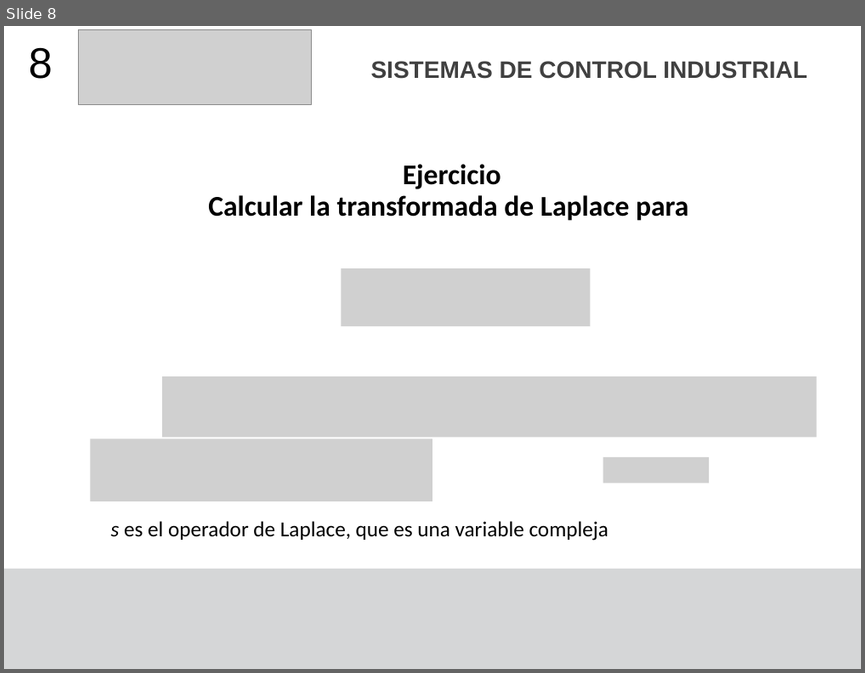
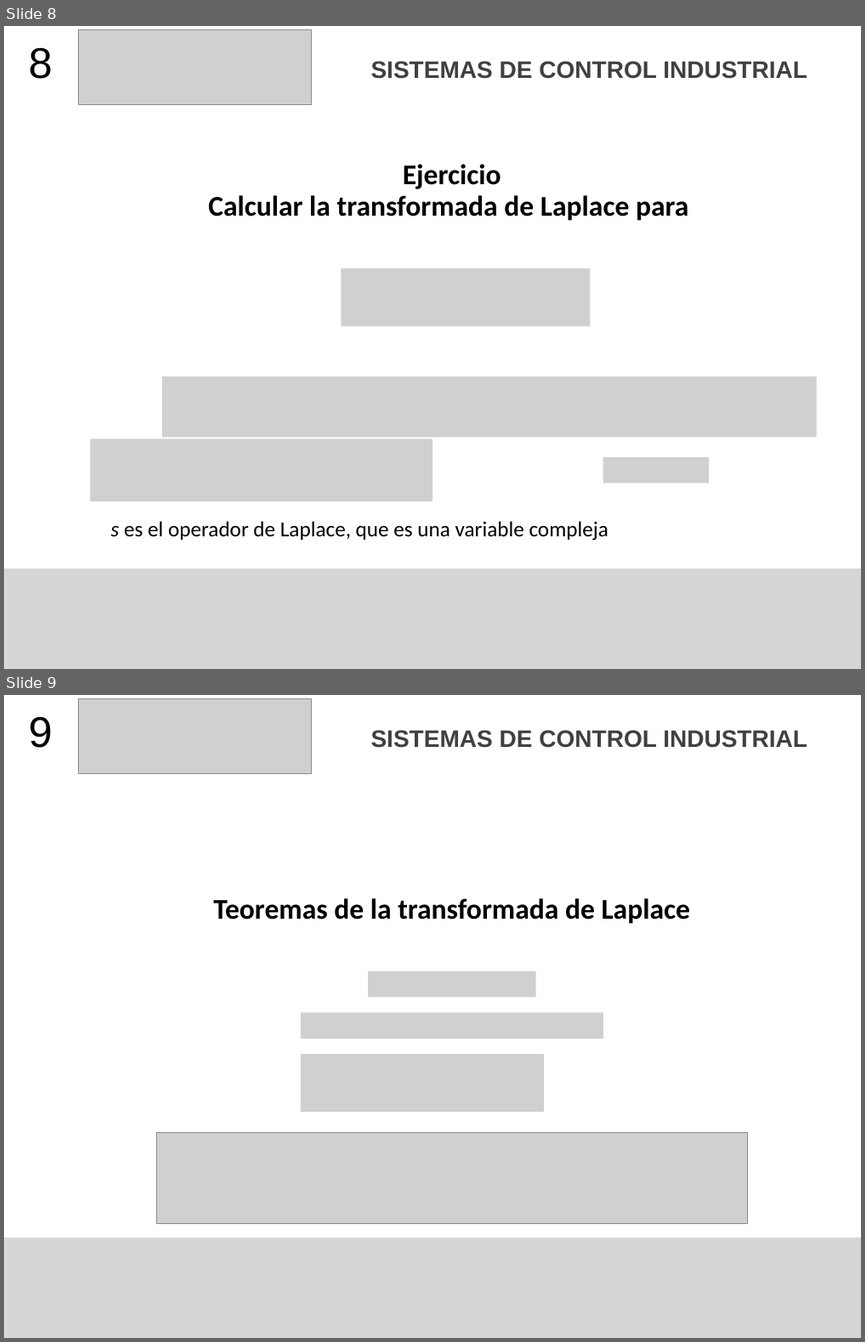
Before and after one commit to F4bian1012/Sistemas_De_Contro_Industrial, a slide deck: Lesson_3-4/Transformadas_Laplace_Z.pptx. Shown one above the other, each under a label of ours: slide 8 before the commit, slides 8 and 9 after it. The pictures are 865x673 and 865x1342 pixels, drawn with LibreOffice and Linux fonts; fonts in the diff are those of the drawing; grey boxes stand for pictures. Boxes give left, top, right and bottom in pixels: in the first picture for what was removed or moved away, otherwise in the second. Text is boxed around its words. In the diff, an @@ line names an element or a change of style, - is before the commit and + after.

```diff
--- a/Lesson_3-4/Transformadas_Laplace_Z.pptx
+++ b/Lesson_3-4/Transformadas_Laplace_Z.pptx
@@ slide 9 added at box(4, 695, 861, 1338), background #FFFFFF; not listed: 1 template element that a slide beside it also shows @@
@@ text added at box(29, 716, 52, 748), 36 pt, text #000000 @@
+9
@@ picture added at box(79, 699, 312, 774) @@
@@ text added at box(371, 730, 807, 748), 20 pt, text #404040, bold @@
+SISTEMAS DE CONTROL INDUSTRIAL
@@ title added at box(213, 898, 691, 924), 24 pt, text #000000, bold @@
+Teoremas de la transformada de Laplace
@@ picture added at box(368, 971, 536, 997) @@
@@ picture added at box(301, 1012, 603, 1038) @@
@@ picture added at box(301, 1054, 544, 1112) @@
@@ picture added at box(156, 1132, 748, 1223) @@
```
Also in this commit, not shown: 13 slides changed, 1 slide removed, 1 other file.
